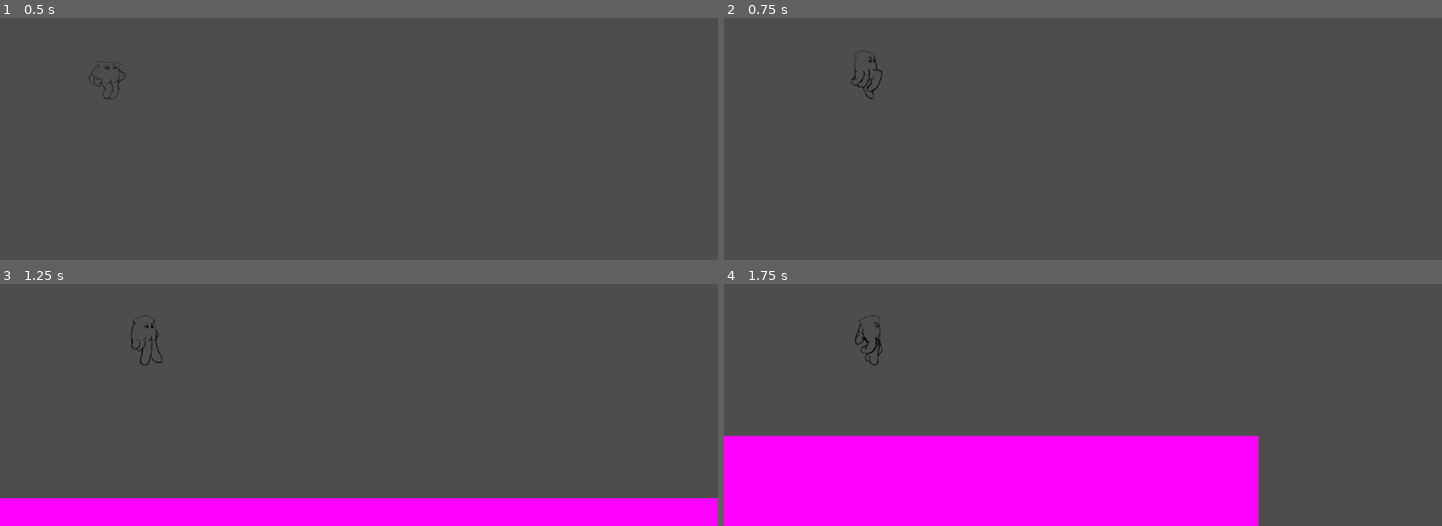
Above: before the commit, frames 1-4 (two rows, left to right).
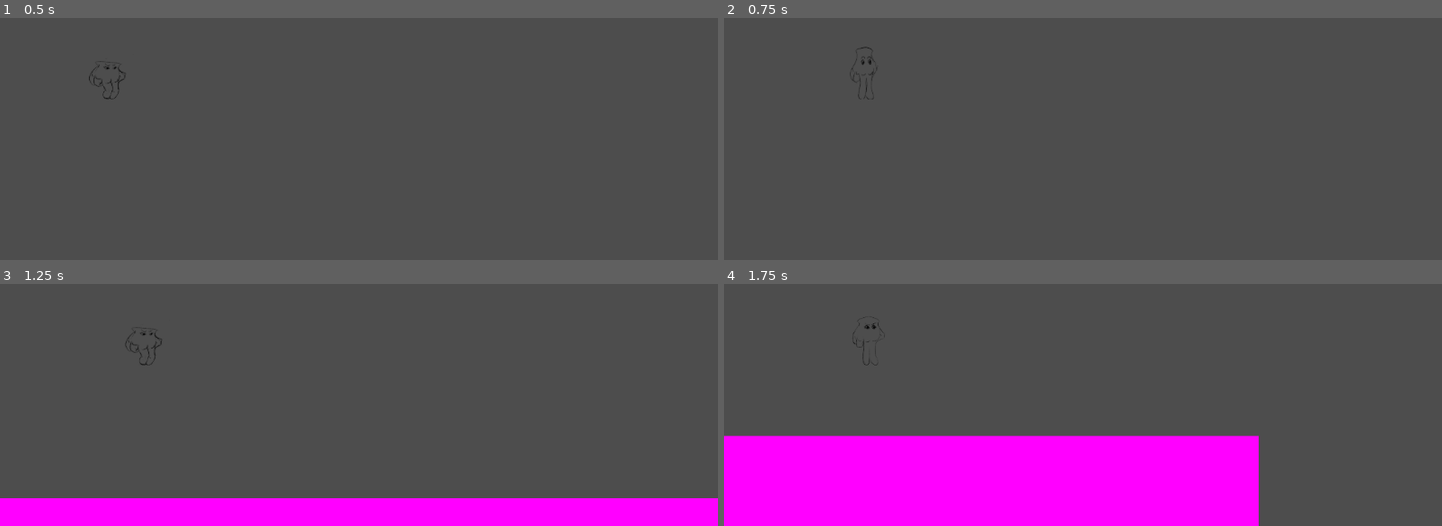
Above: after the commit, the same moments.

Repository: KonradOlender/Brackeys2025
Game: Godot game, scene res://Levels/level_1.tscn
Two runs of this game, one before a commit and one after it. Both use one fixed random seed, a clock stepped at 60 frames per second and the inputs below. Before the commit the project has no main scene; this scene is started directly in both runs.
Inputs:
- Up to frame 1 (0.5 s): no input
- Up to frame 2 (0.75 s): tap Enter at 0.5 s; hold D (move_right) from 0.53 s (still down); hold Space (jump) from 0.53 s (still down)
- Up to frame 3 (1.25 s): keep holding D (move_right); keep holding Space (jump)
- Up to frame 4 (1.75 s): keep holding D (move_right); release Space (jump) at 1.28 s; tap Space (jump) at 1.35, 1.52 s

Frame 1 is identical in both runs. In frame 2, 0.1% of the frame differs, in the area x 17-23%, y 11-34%; in frame 3, 0.1%; in frame 4, 0.2%, in the area x 18-23%, y 12-34%.

Commit message:
added jump animation

Diff:
--- a/brackeys2025-godot/Levels/animated_glove.gd
+++ b/brackeys2025-godot/Levels/animated_glove.gd
@@ -2,7 +2,10 @@
 
 
 func _process(delta: float) -> void:
-	if Input.is_action_pressed("move_right"):
+	if Input.is_action_pressed("move_right") and $"..".is_on_floor():
 		play("walk")
-	else:
+	elif $"..".is_on_floor():
 		play("idle")
+
+	if Input.is_action_pressed("jump") and $"..".is_on_floor():
+		play("jump")
--- a/brackeys2025-godot/Player/player.tscn
+++ b/brackeys2025-godot/Player/player.tscn
@@ -1,7 +1,8 @@
-[gd_scene load_steps=20 format=3 uid="uid://y7tnowmq5k2r"]
+[gd_scene load_steps=32 format=3 uid="uid://y7tnowmq5k2r"]
 
 [ext_resource type="Script" path="res://Player/player.gd" id="1_6mrwf"]
 [ext_resource type="Texture2D" uid="uid://kpv42inkwno8" path="res://Player/Spritesheet.png" id="2_wvfx2"]
+[ext_resource type="Texture2D" uid="uid://nnjrkacf0c7v" path="res://Player/jump_spritesheet.png" id="3_enflu"]
 [ext_resource type="Texture2D" uid="uid://d1kkfo0dcs67t" path="res://Player/walk_spritesheet.png" id="3_o771r"]
 [ext_resource type="Script" path="res://Levels/animated_glove.gd" id="4_a5v8e"]
 
@@ -28,6 +29,50 @@
 [sub_resource type="AtlasTexture" id="AtlasTexture_lth0x"]
 atlas = ExtResource("2_wvfx2")
 region = Rect2(960, 480, 480, 480)
+
+[sub_resource type="AtlasTexture" id="AtlasTexture_ksw5k"]
+atlas = ExtResource("3_enflu")
+region = Rect2(0, 0, 480, 480)
+
+[sub_resource type="AtlasTexture" id="AtlasTexture_gbtya"]
+atlas = ExtResource("3_enflu")
+region = Rect2(480, 0, 480, 480)
+
+[sub_resource type="AtlasTexture" id="AtlasTexture_gfjya"]
+atlas = ExtResource("3_enflu")
+region = Rect2(960, 0, 480, 480)
+
+[sub_resource type="AtlasTexture" id="AtlasTexture_li1cw"]
+atlas = ExtResource("3_enflu")
+region = Rect2(1440, 0, 480, 480)
+
+[sub_resource type="AtlasTexture" id="AtlasTexture_13hyh"]
+atlas = ExtResource("3_enflu")
+region = Rect2(0, 480, 480, 480)
+
+[sub_resource type="AtlasTexture" id="AtlasTexture_bw17k"]
+atlas = ExtResource("3_enflu")
+region = Rect2(480, 480, 480, 480)
+
+[sub_resource type="AtlasTexture" id="AtlasTexture_fip7f"]
+atlas = ExtResource("3_enflu")
+region = Rect2(960, 480, 480, 480)
+
+[sub_resource type="AtlasTexture" id="AtlasTexture_s4x8p"]
+atlas = ExtResource("3_enflu")
+region = Rect2(1440, 480, 480, 480)
+
+[sub_resource type="AtlasTexture" id="AtlasTexture_lcdkl"]
+atlas = ExtResource("3_enflu")
+region = Rect2(0, 960, 480, 480)
+
+[sub_resource type="AtlasTexture" id="AtlasTexture_pat8l"]
+atlas = ExtResource("3_enflu")
+region = Rect2(480, 960, 480, 480)
+
+[sub_resource type="AtlasTexture" id="AtlasTexture_huruq"]
+atlas = ExtResource("3_enflu")
+region = Rect2(960, 960, 480, 480)
 
 [sub_resource type="AtlasTexture" id="AtlasTexture_d5vwl"]
 atlas = ExtResource("3_o771r")
@@ -80,6 +125,44 @@
 }],
 "loop": true,
 "name": &"idle",
+"speed": 5.0
+}, {
+"frames": [{
+"duration": 0.2,
+"texture": SubResource("AtlasTexture_ksw5k")
+}, {
+"duration": 0.2,
+"texture": SubResource("AtlasTexture_gbtya")
+}, {
+"duration": 0.5,
+"texture": SubResource("AtlasTexture_gfjya")
+}, {
+"duration": 0.6,
+"texture": SubResource("AtlasTexture_li1cw")
+}, {
+"duration": 0.3,
+"texture": SubResource("AtlasTexture_13hyh")
+}, {
+"duration": 0.3,
+"texture": SubResource("AtlasTexture_bw17k")
+}, {
+"duration": 0.4,
+"texture": SubResource("AtlasTexture_fip7f")
+}, {
+"duration": 0.3,
+"texture": SubResource("AtlasTexture_s4x8p")
+}, {
+"duration": 0.3,
+"texture": SubResource("AtlasTexture_lcdkl")
+}, {
+"duration": 0.4,
+"texture": SubResource("AtlasTexture_pat8l")
+}, {
+"duration": 1.0,
+"texture": SubResource("AtlasTexture_huruq")
+}],
+"loop": false,
+"name": &"jump",
 "speed": 5.0
 }, {
 "frames": [{
@@ -121,7 +204,6 @@
 sprite_frames = SubResource("SpriteFrames_cjl17")
 animation = &"idle"
 autoplay = "idle"
-frame_progress = 0.0941968
 script = ExtResource("4_a5v8e")
 
 [node name="CollisionShape2D" type="CollisionShape2D" parent="."]
--- a/brackeys2025-godot/project.godot
+++ b/brackeys2025-godot/project.godot
@@ -11,6 +11,7 @@
 [application]
 
 config/name="Brackeys2025-godot"
+run/main_scene="res://Levels/level_1.tscn"
 config/features=PackedStringArray("4.3", "Forward Plus")
 config/icon="res://icon.svg"
 
Binary file added: brackeys2025-godot/Player/jump_spritesheet.png
Not shown, added: brackeys2025-godot/Player/jump_spritesheet.png.import
